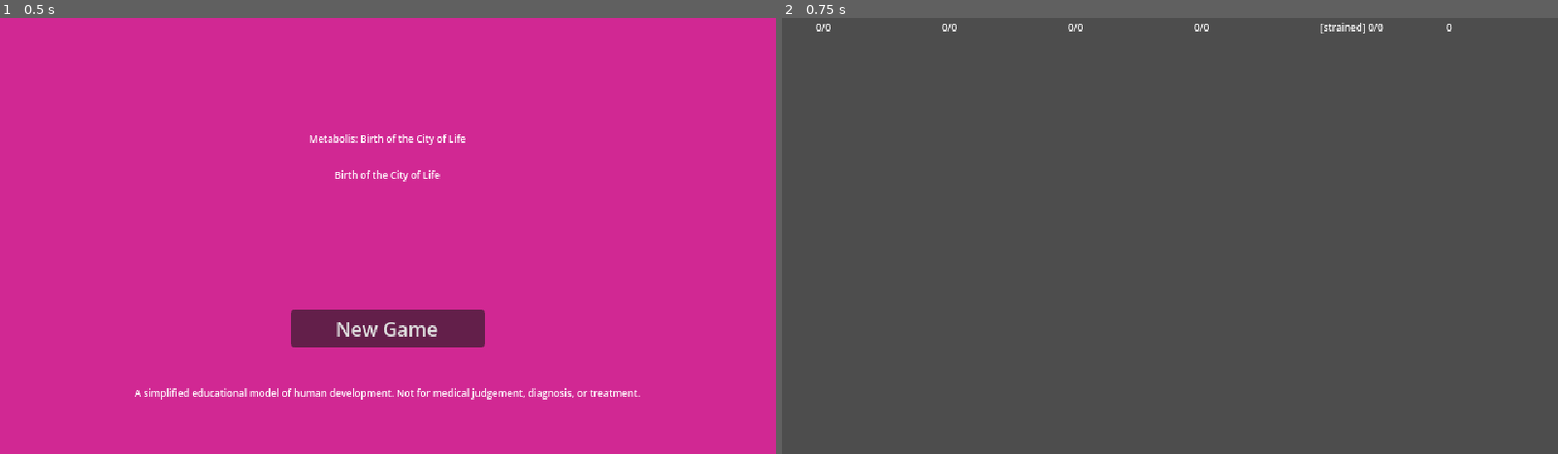
Above: before the commit, frames 1-2 (left to right).
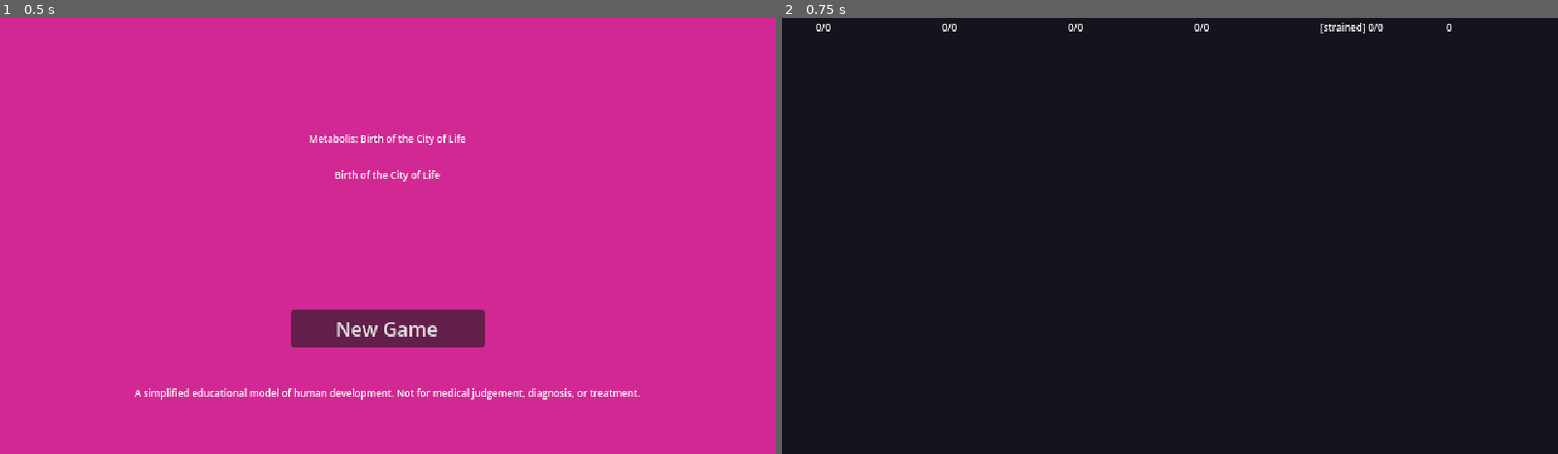
Above: after the commit, the same moments.

Repository: Kevin08Zhao/Metabolis_final
Game: Godot game, scene res://main.tscn
Two runs of this game, one before a commit and one after it. Both use one fixed random seed, a clock stepped at 60 frames per second and the inputs below.
Inputs:
- Up to frame 1 (0.5 s): no input
- Up to frame 2 (0.75 s): click "New Game" at 0.5 s

Frame 1 is identical in both runs. In frame 2, 100% of the frame differs, in the area x 0-100%, y 0-100%.

Commit message:
Fix game scene: input handling and grid visibility
- Replace _input with _unhandled_input + set_process_unhandled_input(true)
  for reliable keyboard event delivery on Controls
- Add GameBackground ColorRect (dark navy #14141E) so the grid cells
  render against a visible surface instead of a transparent/black void
- Clear stale Godot uid_cache.bin to force script reimport

Co-Authored-By: Claude <noreply@anthropic.com>

Diff:
--- a/src/game/game_boot.gd
+++ b/src/game/game_boot.gd
@@ -9,9 +9,13 @@
 const LOG_PREFIX := "[GAME]"
 
 var _flow: Node = null
+var _input_count := 0
 
 
 func _ready() -> void:
+	# Enable unhandled input for keyboard events.
+	set_process_unhandled_input(true)
+
 	_flow = get_node_or_null("ChapterFlow")
 	if _flow == null:
 		push_error("%s No ChapterFlow node found; game cannot start." % LOG_PREFIX)
@@ -25,7 +29,7 @@
 	print("%s Run started. Press Space to advance, Shift+Space to jump to build step." % LOG_PREFIX)
 
 
-func _input(event: InputEvent) -> void:
+func _unhandled_input(event: InputEvent) -> void:
 	if _flow == null:
 		return
 
--- a/src/game/main.tscn
+++ b/src/game/main.tscn
@@ -3,6 +3,7 @@
 ; Playable stage host.
 ;
 ; Game node: root Control with game_boot.gd, boots ChapterFlow on ready.
+; GameBackground: solid fill so the grid is visible against the canvas.
 ; ChapterFlow: the ten-step state machine driving every stage.
 ; ResourceStatusBar: six-resource bar (resource_bar.gd).
 ; CityMap: 40x20 grid at 16px tiles rendered by grid_manager.gd.
@@ -20,6 +21,15 @@
 grow_horizontal = 2
 grow_vertical = 2
 script = ExtResource("1")
+
+[node name="GameBackground" type="ColorRect" parent="."]
+anchors_preset = 15
+anchor_right = 1.0
+anchor_bottom = 1.0
+grow_horizontal = 2
+grow_vertical = 2
+color = Color(0.08, 0.08, 0.12, 1.0)
+mouse_filter = 2
 
 [node name="ChapterFlow" type="Node" parent="."]
 script = ExtResource("2")
